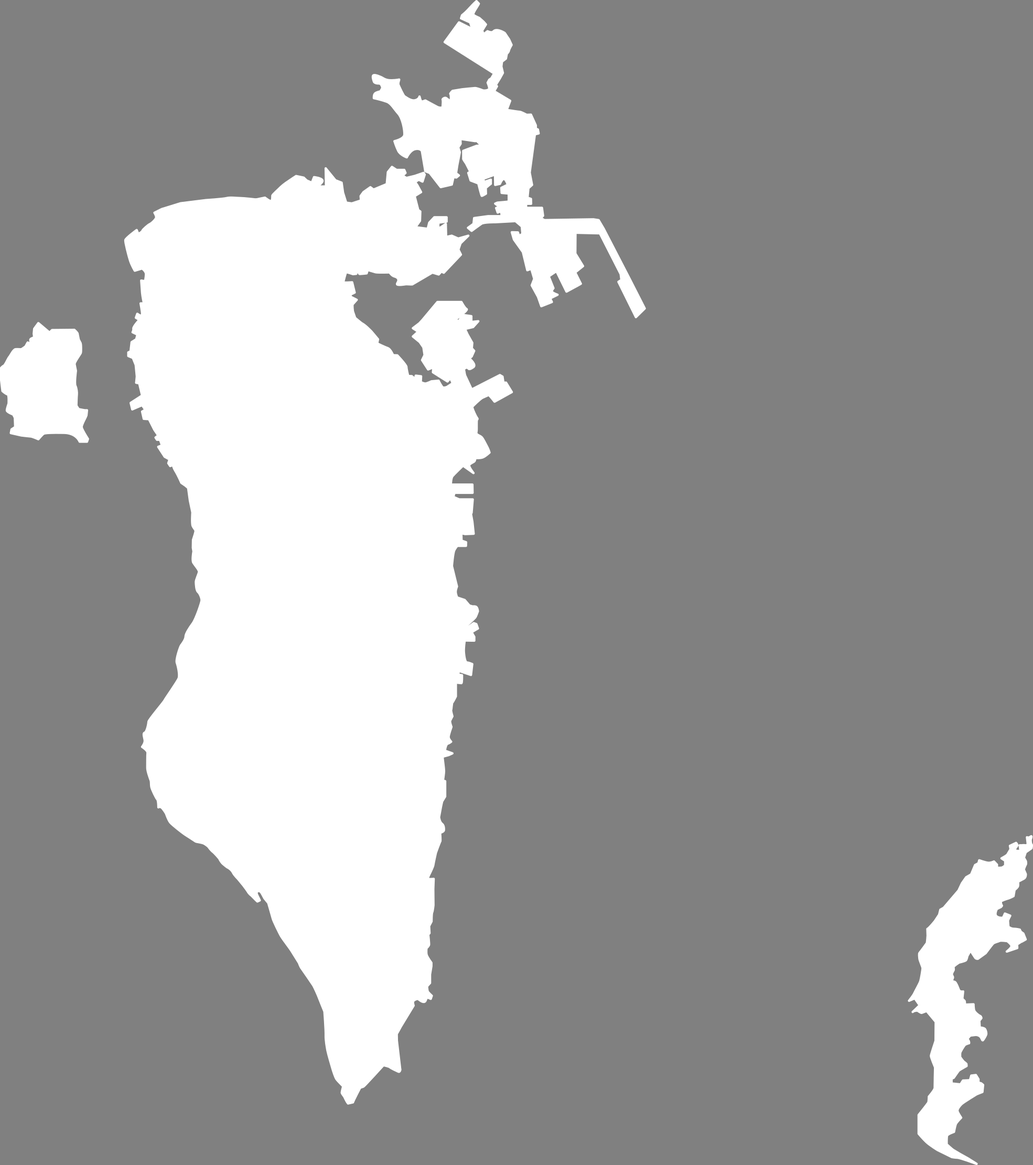
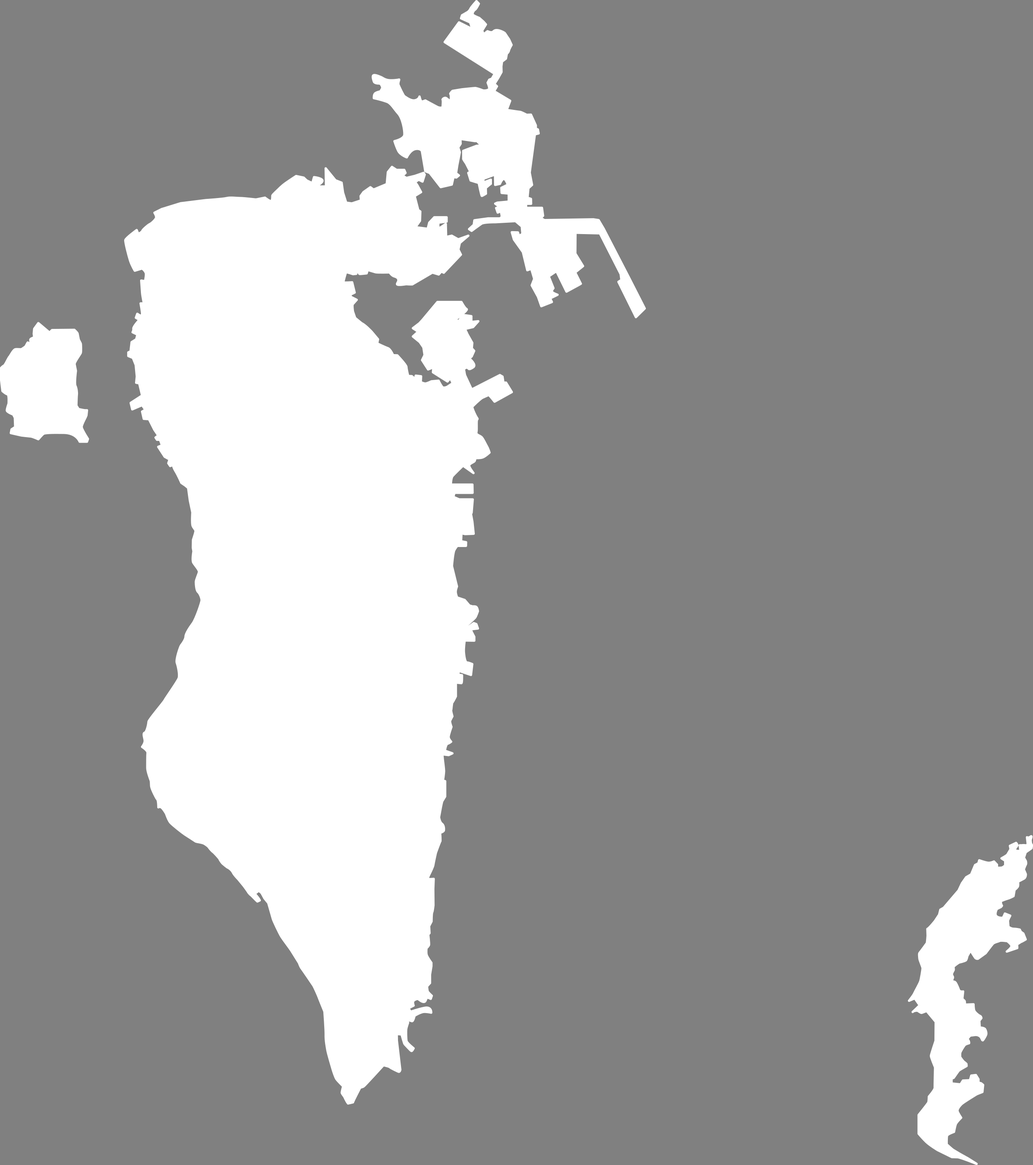
The second 1033×1165 image is a revision of the first. Changes to its layers:
painted on "Layer 5" over <box>465,7,503,229</box>
painted on "Layer 1" over <box>397,629,477,1050</box>
painted on "Background" over <box>397,6,506,1052</box>
